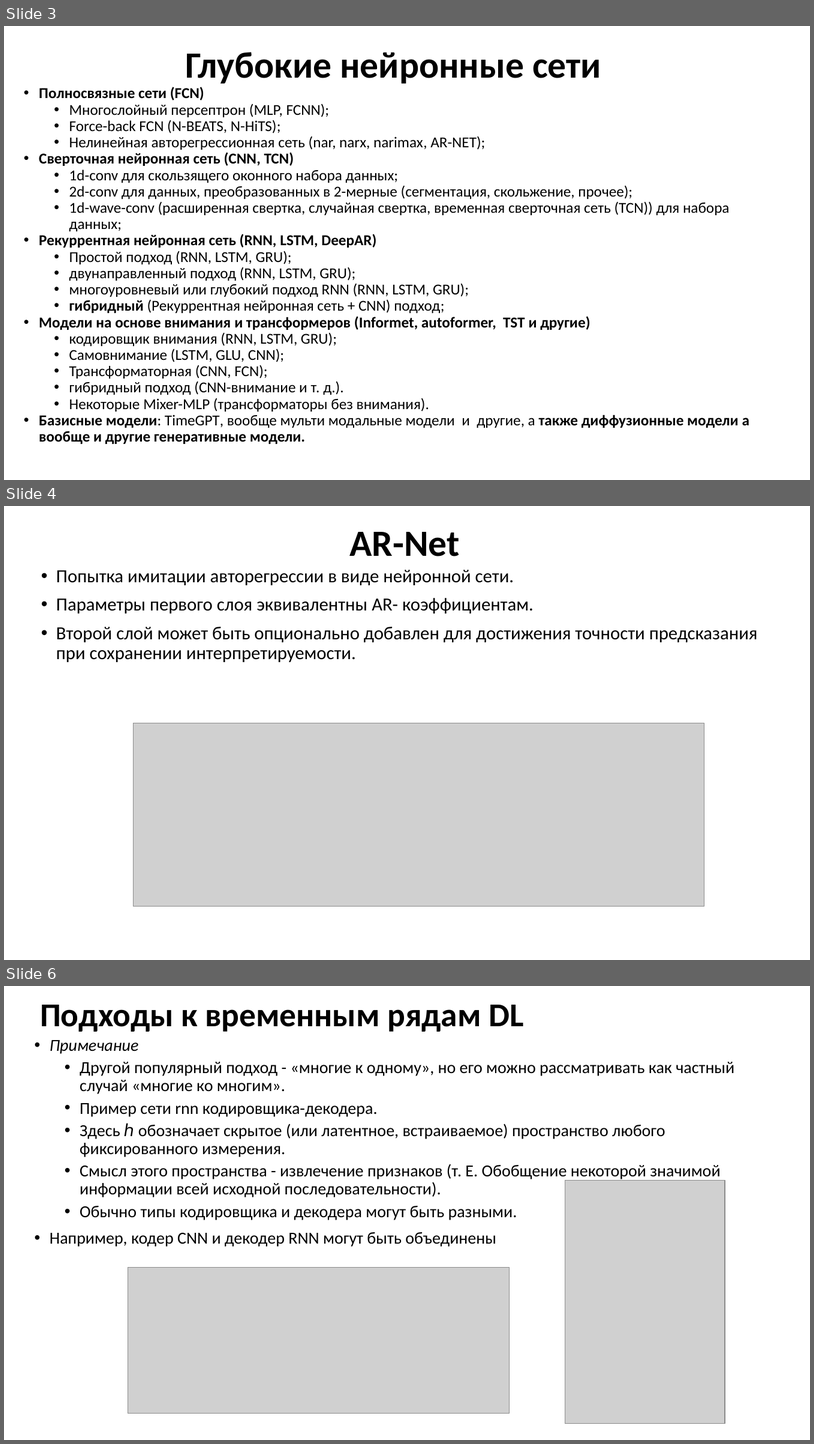
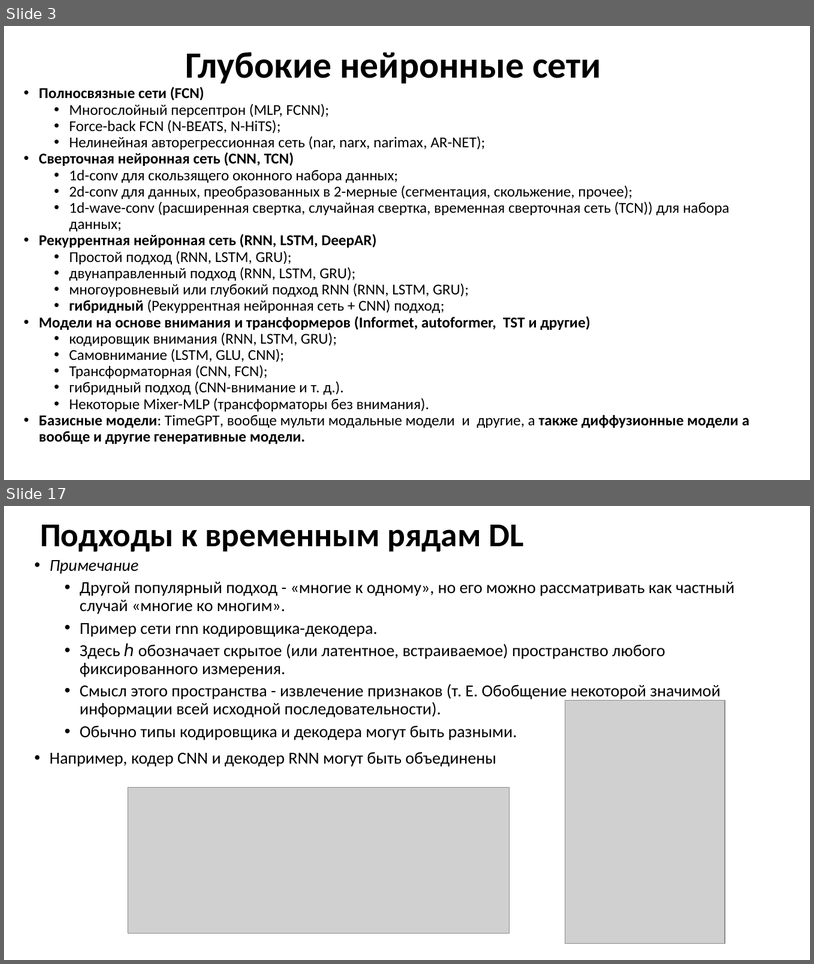
Before and after one commit to MVRonkin/TimeSeriesCourse, a slide deck: 2025/LEC/07 глубокое обучение нейронных сетей.pptx. Shown one above the other, each under a label of ours: slides 3, 4 and 6 before the commit, slides 3 and 17 after it; the slides between them are not shown. The pictures are 814x1444 and 814x964 pixels, drawn with LibreOffice and Linux fonts; fonts in the diff are those of the drawing; grey boxes stand for pictures. Boxes give left, top, right and bottom in pixels: in the first picture for what was removed or moved away, otherwise in the second. Text is boxed around its words. In the diff, an @@ line names an element or a change of style, - is before the commit and + after.

```diff
--- a/2025/LEC/07 глубокое обучение нейронных сетей.pptx
+++ b/2025/LEC/07 глубокое обучение нейронных сетей.pptx
@@ slide 4 removed at (4,506,810,960), background #FFFFFF @@
@@ title removed at (350,532,459,556) @@
-AR-Net
@@ text removed at (56,570,758,662) @@
-• Попытка имитации авторегрессии в виде нейронной сети.
-• Параметры первого слоя эквивалентны AR- коэффициентам.
-• Второй слой может быть опционально добавлен для достижения точности предсказания при сохранении интерпретируемости.
@@ picture removed at (134,723,705,906) @@
@@ what was slide 6 is now slide 17 @@
```
Also in this commit, not shown: 1 slide changed, 11 slides added, 4 other files.
